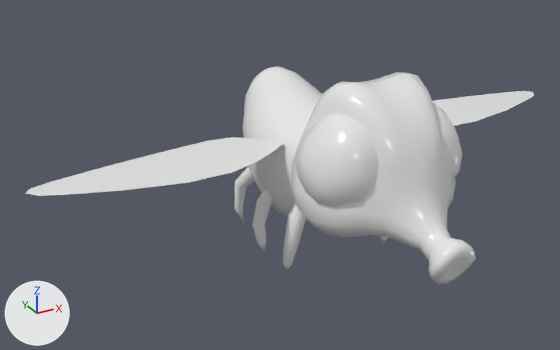
What one commit did to the FBX model phly/assets/player/Fly_Rig.fbx.
Before and after are seen from a 50 mm lens placed at (-0.01288, -0.01911, 0.01329), pointed at (-0.00184, 0.00095, 0.00326). Lighting does not change. The marker at lower left points along +X, +Y and +Z. Where no turn or scale is listed for an object, it has been applied to the vertices.

The first picture shows 'SK_Fly'.
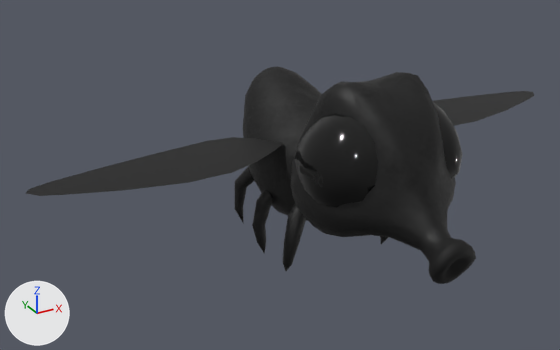
Edits to the bpy script that builds the scene:
```text
Add img_m_fly_roughness_jpg:
    img_m_fly_roughness_jpg = load_image('M_Fly_Roughness.jpg', 'textures/M_Fly_Roughness.jpg', 1024, 1024, 'Non-Color')
Add img_m_fly_normal_jpg:
    img_m_fly_normal_jpg = load_image('M_Fly_Normal.jpg', 'textures/M_Fly_Normal.jpg', 1024, 1024, 'Non-Color')
Change mat_m_fly:
    where n0 = _N.new('ShaderNodeBsdfPrincipled'); n0.name = 'Principled BSDF'
    remove n0.inputs[2].default_value = 0.2  # 'Roughness'
    add n0.inputs[0].default_value = (0.0, 0.0, 0.0, 1.0)  # 'Base Color', black #000000
    add n2 = _N.new('ShaderNodeTexImage'); n2.name = 'Image Texture'
    add n2.image = img_m_fly_roughness_jpg
    add n3 = _N.new('ShaderNodeTexImage'); n3.name = 'Image Texture.001'
    add n3.image = img_m_fly_normal_jpg
    add n4 = _N.new('ShaderNodeNormalMap'); n4.name = 'Normal Map'
    add _L.new(n2.outputs[0], n0.inputs[2])  # 'Color' to 'Roughness'
    add _L.new(n3.outputs[0], n4.inputs[1])  # 'Color' to 'Color'
    add _L.new(n4.outputs[0], n0.inputs[5])  # 'Normal' to 'Normal'
Add mat_m_wings:
    mat_m_wings = principled_material('M_Wings')
    mat_m_wings.base_color = (0.0, 0.0, 0.0)  # black #000000
Change me_mesh:
    where me_mesh.from_pydata(...)  # 857 vertices, 852 faces; spans x -0.0096..0.0096, y -0.0057..0.0057, z -0.0001..0.0069
    used by ob_sk_fly; location = (0.0, 0.0, 0.0)
    me_mesh part 1: all 32 faces centred in x -0.0093..0.0093, y 0.0007..0.0021, z 0.0041 switch from mat_m_fly (white #e7e7e7) to mat_m_wings (black #000000)
```

Where the change shows, as pixel boxes [x1, y1, x2, y2] in the pictures (560 x 350 px):
'SK_Fly', surface changed, recoloured (white to black): [26, 67, 534, 284] in both
part 1 of me_mesh, recoloured (white to black): [26, 91, 534, 196] in both
